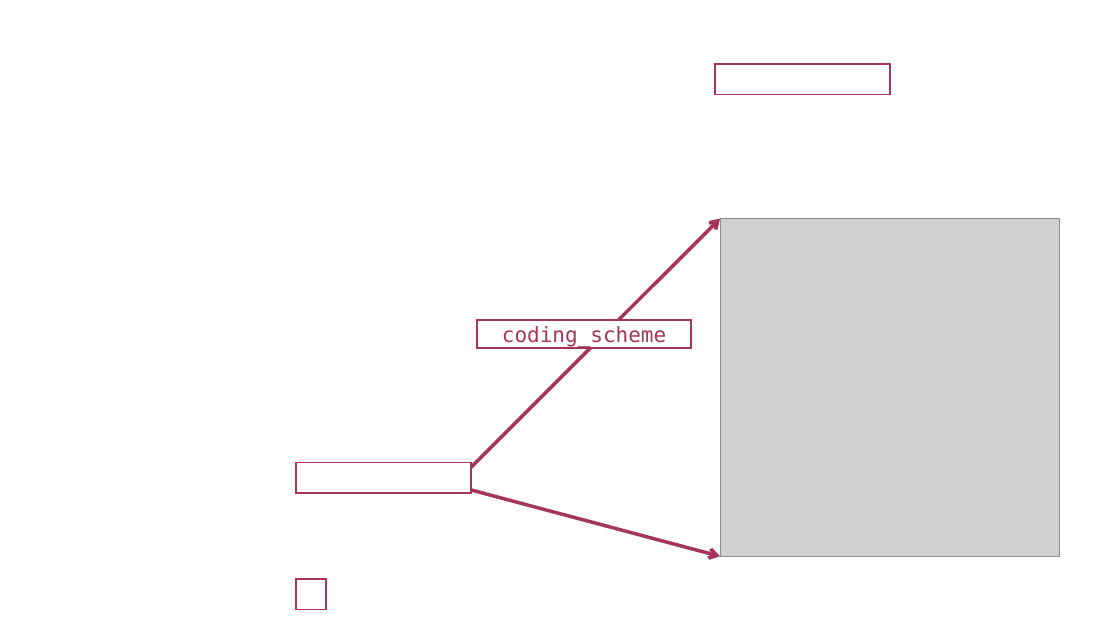
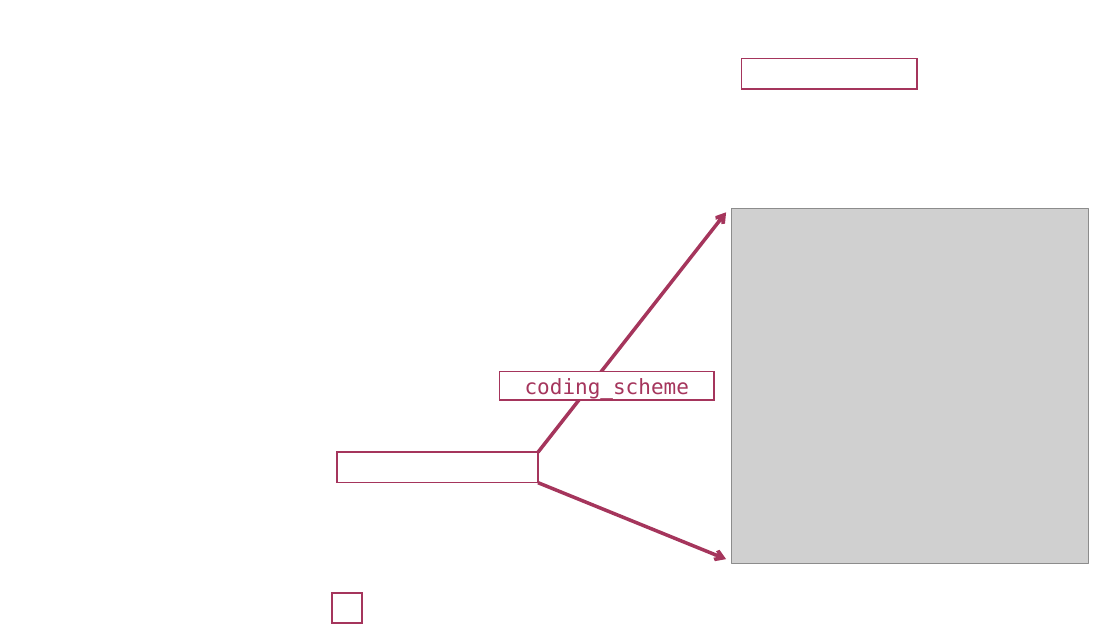
Before and after one commit to iqb-research/eatPrepTBA, a slide deck: slide 6 of vignettes/images/images.pptx. Drawn at 1120x630 pixels with LibreOffice and Linux fonts; fonts in the diff are those of the drawing; grey boxes stand for pictures; background and template pictures are left out. Boxes give left, top, right and bottom in pixels: in the first picture for what was removed or moved away, otherwise in the second. Text is boxed around its words. In the diff, an @@ line names an element or a change of style, - is before the commit and + after.

```diff
--- a/vignettes/images/images.pptx
+++ b/vignettes/images/images.pptx
@@ rectangle: place and size @@
-rectangle at bbox=[715, 65, 890, 95]
+rectangle at bbox=[742, 59, 917, 89]
@@ picture: place and size @@
-picture at bbox=[720, 218, 1060, 556]
+picture at bbox=[731, 208, 1088, 563]
@@ arrow moved from (471, 467) - (720, 218) to (538, 452) - (726, 213) @@
@@ rectangle "coding_scheme": place and size @@
-rectangle "coding_scheme" at bbox=[477, 320, 691, 349]
+rectangle "coding_scheme" at bbox=[500, 371, 714, 400]
@@ rectangle: place and size @@
-rectangle at bbox=[296, 463, 471, 493]
+rectangle at bbox=[338, 452, 539, 482]
@@ arrow moved from (471, 490) - (720, 556) to (538, 483) - (726, 560) @@
@@ rectangle: place and size @@
-rectangle at bbox=[296, 579, 325, 609]
+rectangle at bbox=[332, 593, 361, 623]
```
Also in this commit, not shown: 2 other slides changed, 4 other files.
